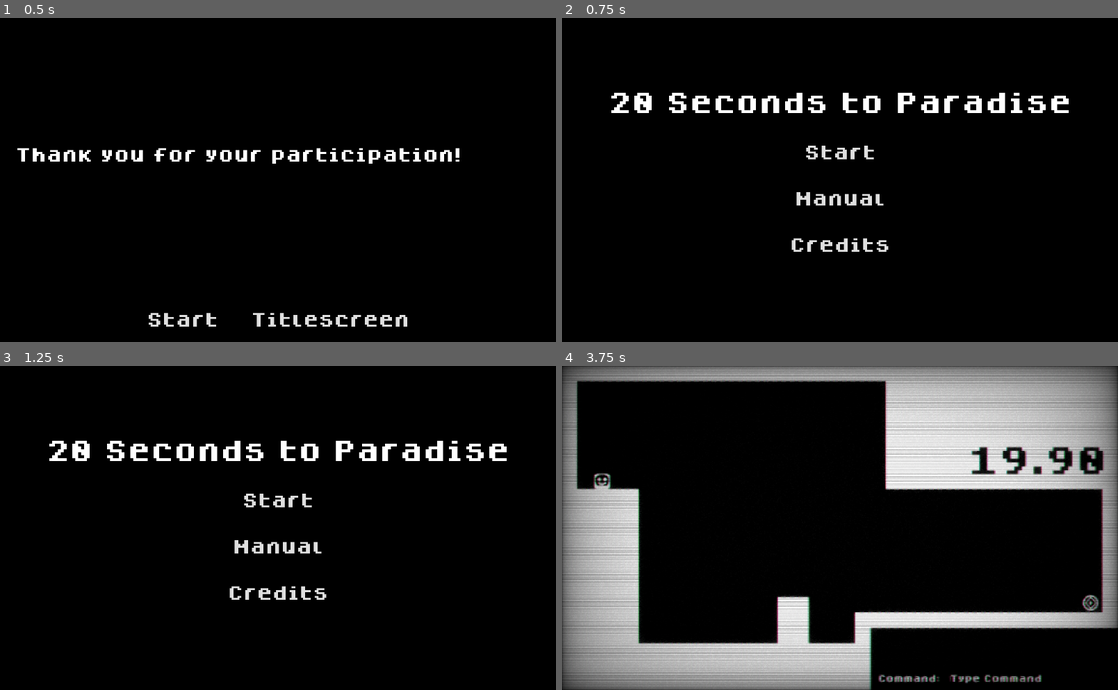
Above: before the commit, frames 1-4 (two rows, left to right).
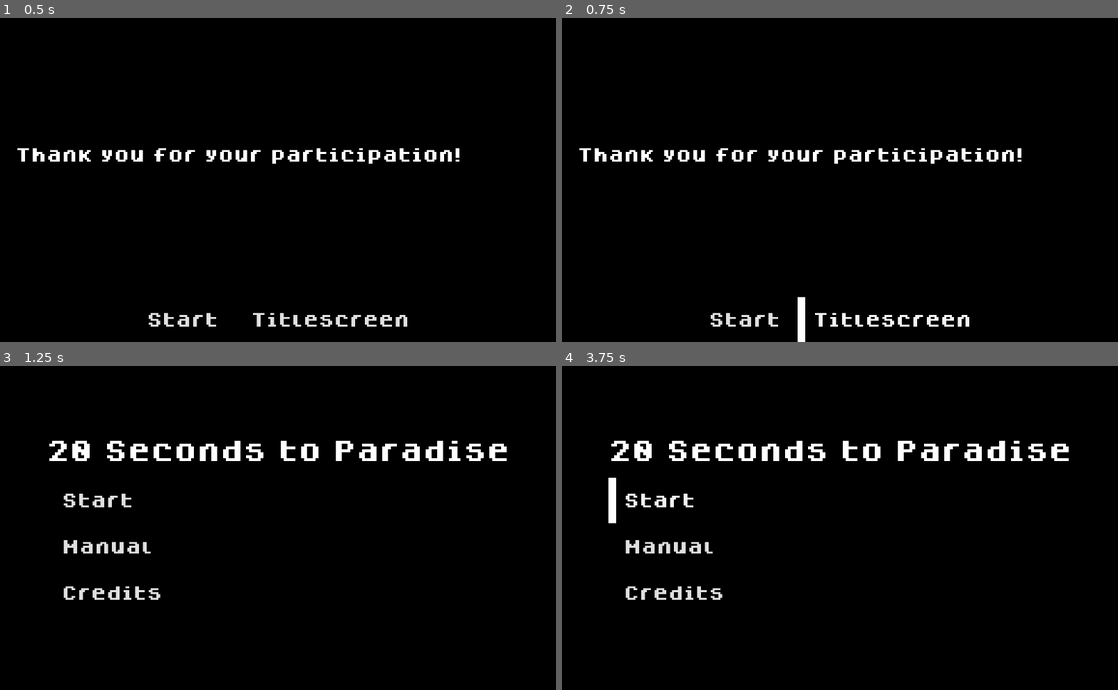
Above: after the commit, the same moments.

Repository: AlejandroCiuba/20s-Game-Jam-2025
Game: Godot game, scene res://scenes/victory.tscn
The game is run twice, just before and just after one commit, with the same random seed, the same clock (stepped at 60 frames per second) and the same inputs. This scene is started directly instead of the project's main scene. Sound files missing from this copy of the repository are replaced by a short silence.
Inputs:
- Up to frame 1 (0.5 s): no input
- Up to frame 2 (0.75 s): click "Titlescreen" at 0.5 s
- Up to frame 3 (1.25 s): no input
- Up to frame 4 (3.75 s): click "Manual" at 1.25 s; click "Credits" at 2 s; click "Titlescreen" at 2.75 s; click "Start" at 3.5 s

Frame 1 is identical in both runs. In frame 2, 5.3% of the frame differs, in the area x 3-92%, y 22-100%; in frame 3, 1.8%; in frame 4, 41%, in the area x 0-100%, y 0-100%.

Commit message:
Added menu button sound effect

Diff:
--- a/scenes/start.tscn
+++ b/scenes/start.tscn
@@ -1,8 +1,9 @@
-[gd_scene load_steps=4 format=3 uid="uid://2531f3m0wblh"]
+[gd_scene load_steps=5 format=3 uid="uid://2531f3m0wblh"]
 
 [ext_resource type="Script" uid="uid://u5tmd8jtonyd" path="res://scripts/start.gd" id="1_bodal"]
 [ext_resource type="PackedScene" uid="uid://bw7avhgp6kabt" path="res://scenes/crt.tscn" id="2_kdmts"]
 [ext_resource type="Theme" uid="uid://bojatv6dk6yvc" path="res://resources/text.tres" id="3_0auqf"]
+[ext_resource type="AudioStream" uid="uid://cvpqeqj4rh0ig" path="res://sound/paradise-game.wav" id="4_kdmts"]
 
 [node name="Start" type="CanvasLayer"]
 script = ExtResource("1_bodal")
@@ -56,29 +57,28 @@
 fit_content = true
 autowrap_mode = 0
 
-[node name="CenterContainer" type="CenterContainer" parent="Menu/CenterContainer/VBoxContainer"]
-layout_mode = 2
-size_flags_horizontal = 4
-
-[node name="VBoxContainer" type="VBoxContainer" parent="Menu/CenterContainer/VBoxContainer/CenterContainer"]
-layout_mode = 2
-
-[node name="Start" type="Button" parent="Menu/CenterContainer/VBoxContainer/CenterContainer/VBoxContainer"]
+[node name="VBoxContainer" type="VBoxContainer" parent="Menu/CenterContainer/VBoxContainer"]
+layout_mode = 2
+
+[node name="Start" type="Button" parent="Menu/CenterContainer/VBoxContainer/VBoxContainer"]
 layout_mode = 2
 size_flags_vertical = 4
 theme = ExtResource("3_0auqf")
 text = "Start"
-
-[node name="Manual" type="Button" parent="Menu/CenterContainer/VBoxContainer/CenterContainer/VBoxContainer"]
+alignment = 0
+
+[node name="Manual" type="Button" parent="Menu/CenterContainer/VBoxContainer/VBoxContainer"]
 layout_mode = 2
 theme = ExtResource("3_0auqf")
 text = "Manual"
-
-[node name="Credits" type="Button" parent="Menu/CenterContainer/VBoxContainer/CenterContainer/VBoxContainer"]
+alignment = 0
+
+[node name="Credits" type="Button" parent="Menu/CenterContainer/VBoxContainer/VBoxContainer"]
 layout_mode = 2
 theme = ExtResource("3_0auqf")
 text = "Credits
 "
+alignment = 0
 
 [node name="Manual" type="Control" parent="."]
 visible = false
@@ -156,17 +156,20 @@
 layout_mode = 2
 theme = ExtResource("3_0auqf")
 text = "Start"
+alignment = 0
 
 [node name="Credits" type="Button" parent="Manual/VBoxContainer/CenterContainer/HBoxContainer"]
 layout_mode = 2
 theme = ExtResource("3_0auqf")
 text = "Credits
 "
+alignment = 0
 
 [node name="TitleScreen" type="Button" parent="Manual/VBoxContainer/CenterContainer/HBoxContainer"]
 layout_mode = 2
 theme = ExtResource("3_0auqf")
 text = "Titlescreen"
+alignment = 0
 
 [node name="Credits" type="Control" parent="."]
 visible = false
@@ -211,7 +214,7 @@
 theme_override_constants/line_separation = 8
 theme_override_font_sizes/normal_font_size = 32
 text = "Principal Researcher: Alejandro Ciuba
-Contact: alejandrociuba@pitt.edu
+Contact: alejandrociuba@gmail.com
 
 Resources Used:
 Font: Dogicapixelbold by Roberto Mocci
@@ -226,28 +229,44 @@
 
 [node name="HBoxContainer" type="HBoxContainer" parent="Credits/VBoxContainer/CenterContainer"]
 layout_mode = 2
+size_flags_horizontal = 0
 
 [node name="Start" type="Button" parent="Credits/VBoxContainer/CenterContainer/HBoxContainer"]
 layout_mode = 2
 theme = ExtResource("3_0auqf")
 text = "Start"
+alignment = 0
 
 [node name="Manual" type="Button" parent="Credits/VBoxContainer/CenterContainer/HBoxContainer"]
 layout_mode = 2
 theme = ExtResource("3_0auqf")
 text = "Manual"
+alignment = 0
 
 [node name="TitleScreen" type="Button" parent="Credits/VBoxContainer/CenterContainer/HBoxContainer"]
 layout_mode = 2
 theme = ExtResource("3_0auqf")
 text = "Titlescreen"
-
-[connection signal="pressed" from="Menu/CenterContainer/VBoxContainer/CenterContainer/VBoxContainer/Start" to="." method="_on_start_pressed"]
-[connection signal="pressed" from="Menu/CenterContainer/VBoxContainer/CenterContainer/VBoxContainer/Manual" to="." method="_on_manual_pressed"]
-[connection signal="pressed" from="Menu/CenterContainer/VBoxContainer/CenterContainer/VBoxContainer/Credits" to="." method="_on_credits_pressed"]
+alignment = 0
+
+[node name="AudioStreamPlayer" type="AudioStreamPlayer" parent="."]
+stream = ExtResource("4_kdmts")
+
+[connection signal="pressed" from="Menu/CenterContainer/VBoxContainer/VBoxContainer/Start" to="." method="_on_start_pressed"]
+[connection signal="pressed" from="Menu/CenterContainer/VBoxContainer/VBoxContainer/Start" to="." method="_on_pressed"]
+[connection signal="pressed" from="Menu/CenterContainer/VBoxContainer/VBoxContainer/Manual" to="." method="_on_manual_pressed"]
+[connection signal="pressed" from="Menu/CenterContainer/VBoxContainer/VBoxContainer/Manual" to="." method="_on_pressed"]
+[connection signal="pressed" from="Menu/CenterContainer/VBoxContainer/VBoxContainer/Credits" to="." method="_on_credits_pressed"]
+[connection signal="pressed" from="Menu/CenterContainer/VBoxContainer/VBoxContainer/Credits" to="." method="_on_pressed"]
 [connection signal="pressed" from="Manual/VBoxContainer/CenterContainer/HBoxContainer/Start" to="." method="_on_start_pressed"]
+[connection signal="pressed" from="Manual/VBoxContainer/CenterContainer/HBoxContainer/Start" to="." method="_on_pressed"]
 [connection signal="pressed" from="Manual/VBoxContainer/CenterContainer/HBoxContainer/Credits" to="." method="_on_credits_pressed"]
+[connection signal="pressed" from="Manual/VBoxContainer/CenterContainer/HBoxContainer/Credits" to="." method="_on_pressed"]
 [connection signal="pressed" from="Manual/VBoxContainer/CenterContainer/HBoxContainer/TitleScreen" to="." method="_on_title_screen_pressed"]
+[connection signal="pressed" from="Manual/VBoxContainer/CenterContainer/HBoxContainer/TitleScreen" to="." method="_on_pressed"]
 [connection signal="pressed" from="Credits/VBoxContainer/CenterContainer/HBoxContainer/Start" to="." method="_on_start_pressed"]
+[connection signal="pressed" from="Credits/VBoxContainer/CenterContainer/HBoxContainer/Start" to="." method="_on_pressed"]
 [connection signal="pressed" from="Credits/VBoxContainer/CenterContainer/HBoxContainer/Manual" to="." method="_on_manual_pressed"]
+[connection signal="pressed" from="Credits/VBoxContainer/CenterContainer/HBoxContainer/Manual" to="." method="_on_pressed"]
 [connection signal="pressed" from="Credits/VBoxContainer/CenterContainer/HBoxContainer/TitleScreen" to="." method="_on_title_screen_pressed"]
+[connection signal="pressed" from="Credits/VBoxContainer/CenterContainer/HBoxContainer/TitleScreen" to="." method="_on_pressed"]
--- a/scenes/victory.tscn
+++ b/scenes/victory.tscn
@@ -1,15 +1,16 @@
-[gd_scene load_steps=4 format=3 uid="uid://bev7hsl75khgx"]
+[gd_scene load_steps=5 format=3 uid="uid://bev7hsl75khgx"]
 
 [ext_resource type="Script" uid="uid://dvftd8fgtgtvp" path="res://scripts/victory.gd" id="1_hl81x"]
 [ext_resource type="PackedScene" uid="uid://bw7avhgp6kabt" path="res://scenes/crt.tscn" id="1_le47n"]
 [ext_resource type="Theme" uid="uid://bojatv6dk6yvc" path="res://resources/text.tres" id="3_73dpb"]
+[ext_resource type="AudioStream" uid="uid://cvpqeqj4rh0ig" path="res://sound/paradise-game.wav" id="4_73dpb"]
 
 [node name="Victory" type="CanvasLayer"]
 script = ExtResource("1_hl81x")
 
 [node name="CRT" parent="." instance=ExtResource("1_le47n")]
 
-[node name="Control" type="Control" parent="."]
+[node name="Menu" type="Control" parent="."]
 layout_mode = 3
 anchors_preset = 15
 anchor_right = 1.0
@@ -17,7 +18,7 @@
 grow_horizontal = 2
 grow_vertical = 2
 
-[node name="ColorRect" type="ColorRect" parent="Control"]
+[node name="ColorRect" type="ColorRect" parent="Menu"]
 layout_mode = 1
 anchors_preset = 15
 anchor_right = 1.0
@@ -26,7 +27,7 @@
 grow_vertical = 2
 color = Color(0, 0, 0, 1)
 
-[node name="VBoxContainer" type="VBoxContainer" parent="Control"]
+[node name="VBoxContainer" type="VBoxContainer" parent="Menu"]
 layout_mode = 1
 anchors_preset = 15
 anchor_right = 1.0
@@ -34,7 +35,7 @@
 grow_horizontal = 2
 grow_vertical = 2
 
-[node name="MarginContainer" type="MarginContainer" parent="Control/VBoxContainer"]
+[node name="MarginContainer" type="MarginContainer" parent="Menu/VBoxContainer"]
 layout_mode = 2
 size_flags_vertical = 3
 theme_override_constants/margin_left = 32
@@ -42,7 +43,7 @@
 theme_override_constants/margin_right = 32
 theme_override_constants/margin_bottom = 32
 
-[node name="Manual" type="RichTextLabel" parent="Control/VBoxContainer/MarginContainer"]
+[node name="Manual" type="RichTextLabel" parent="Menu/VBoxContainer/MarginContainer"]
 layout_mode = 2
 theme = ExtResource("3_73dpb")
 theme_override_colors/default_color = Color(1, 1, 1, 1)
@@ -52,21 +53,26 @@
 autowrap_mode = 2
 vertical_alignment = 1
 
-[node name="CenterContainer" type="CenterContainer" parent="Control/VBoxContainer"]
+[node name="CenterContainer" type="CenterContainer" parent="Menu/VBoxContainer"]
 layout_mode = 2
 
-[node name="HBoxContainer" type="HBoxContainer" parent="Control/VBoxContainer/CenterContainer"]
+[node name="HBoxContainer" type="HBoxContainer" parent="Menu/VBoxContainer/CenterContainer"]
 layout_mode = 2
 
-[node name="Play Again" type="Button" parent="Control/VBoxContainer/CenterContainer/HBoxContainer"]
+[node name="Play Again" type="Button" parent="Menu/VBoxContainer/CenterContainer/HBoxContainer"]
 layout_mode = 2
 theme = ExtResource("3_73dpb")
 text = "Start"
 
-[node name="TitleScreen" type="Button" parent="Control/VBoxContainer/CenterContainer/HBoxContainer"]
+[node name="TitleScreen" type="Button" parent="Menu/VBoxContainer/CenterContainer/HBoxContainer"]
 layout_mode = 2
 theme = ExtResource("3_73dpb")
 text = "Titlescreen"
 
-[connection signal="pressed" from="Control/VBoxContainer/CenterContainer/HBoxContainer/Play Again" to="." method="_on_play_again_pressed"]
-[connection signal="pressed" from="Control/VBoxContainer/CenterContainer/HBoxContainer/TitleScreen" to="." method="_on_title_screen_pressed"]
+[node name="AudioStreamPlayer" type="AudioStreamPlayer" parent="."]
+stream = ExtResource("4_73dpb")
+
+[connection signal="pressed" from="Menu/VBoxContainer/CenterContainer/HBoxContainer/Play Again" to="." method="_on_play_again_pressed"]
+[connection signal="pressed" from="Menu/VBoxContainer/CenterContainer/HBoxContainer/Play Again" to="." method="_on_pressed"]
+[connection signal="pressed" from="Menu/VBoxContainer/CenterContainer/HBoxContainer/TitleScreen" to="." method="_on_title_screen_pressed"]
+[connection signal="pressed" from="Menu/VBoxContainer/CenterContainer/HBoxContainer/TitleScreen" to="." method="_on_pressed"]
--- a/scripts/start.gd
+++ b/scripts/start.gd
@@ -15,8 +15,13 @@
 	curr.visible = true
 
 
+func _on_pressed():
+	$AudioStreamPlayer.play()
+
+
 func _on_start_pressed() -> void:
-	get_tree().change_scene_to_file("res://scenes/level.tscn")
+	await $AudioStreamPlayer.finished
+	(func (): get_tree().change_scene_to_file("res://scenes/level.tscn")).call_deferred()  # Lambda function makes call happen last to allow for sound effect
 
 
 func _on_manual_pressed() -> void:
--- a/scripts/victory.gd
+++ b/scripts/victory.gd
@@ -1,9 +1,15 @@
 extends CanvasLayer
 
 
+func _on_pressed():
+	$AudioStreamPlayer.play()
+
+
 func _on_play_again_pressed() -> void:
+	await $AudioStreamPlayer.finished
 	get_tree().change_scene_to_file("res://scenes/level.tscn")
 
 
 func _on_title_screen_pressed() -> void:
+	await $AudioStreamPlayer.finished
 	get_tree().change_scene_to_file("res://scenes/start.tscn") # Replace with function body.
Not shown, added: sound/paradise-game.wav.import
Not shown, added: sound/paradise-game.wav
